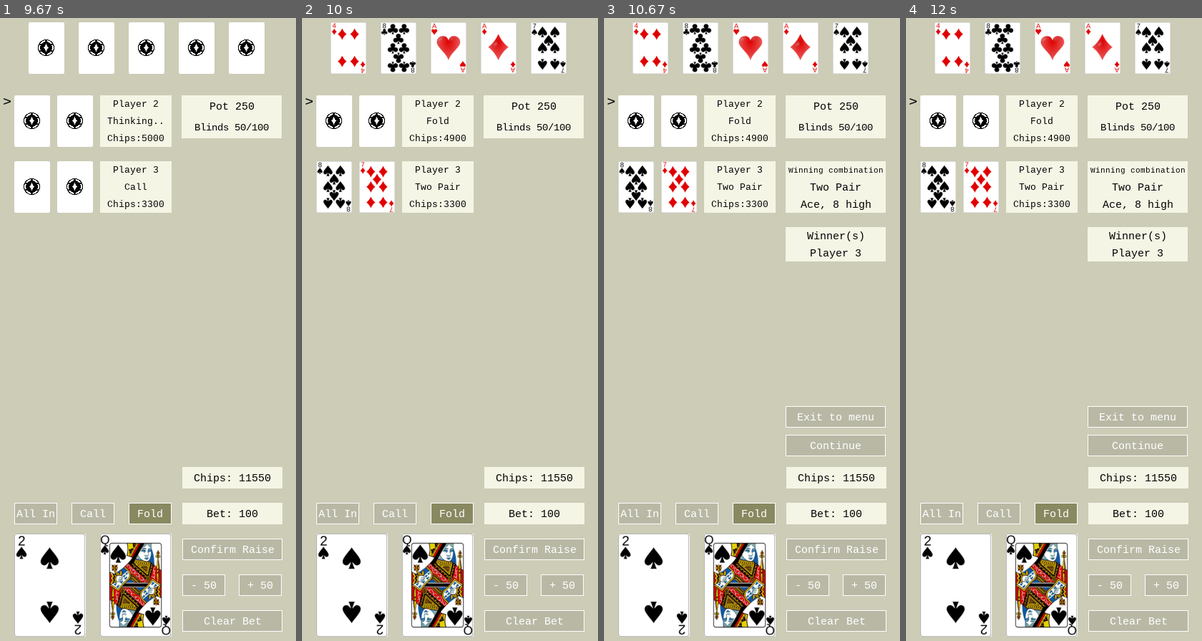
Above: before the commit, frames 1-4 (left to right).
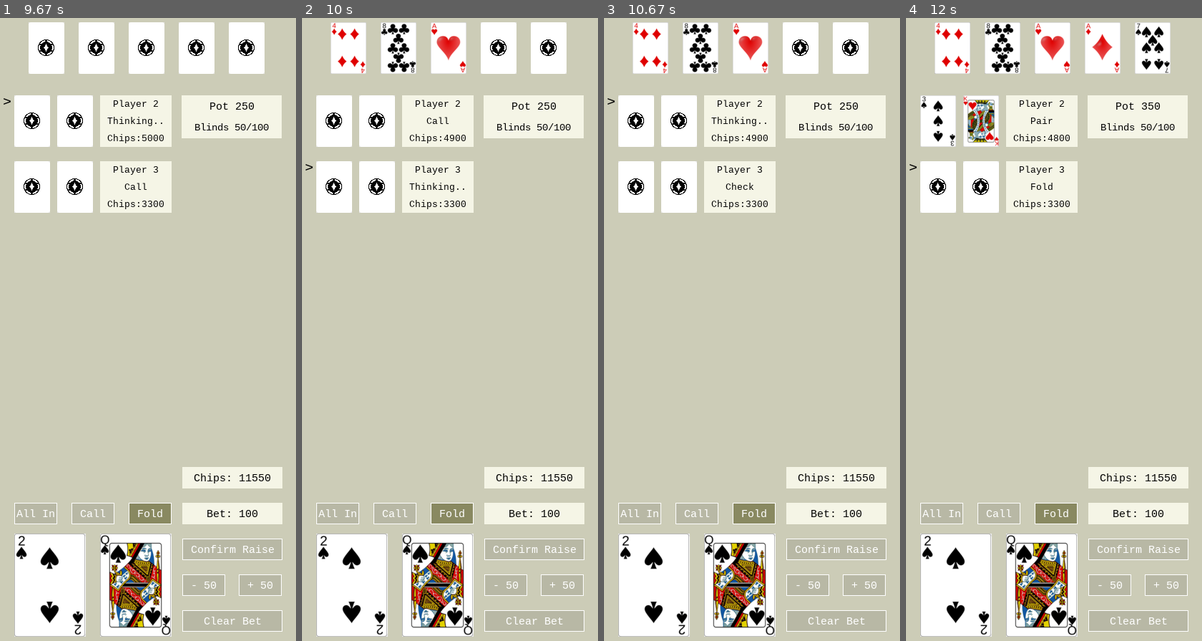
Above: after the commit, the same moments.

Repository: jmsyuen/nea
Game: pygame game, started from main.py
The game is run twice, just before and just after one commit, with the same random seed, the same clock (stepped at 60 frames per second) and the same inputs.
Inputs (mouse positions are in pixels of both pictures, inside the frame that each line leads up to):
- Up to frame 1 (9.67 s): click "New Game" at 0.38 s; click "All In" at 3.38 s; click "Continue" at 6.73 s; click (103, 516) at 7.05 s; click (59, 566) at 7.38 s; click "- 50" at 7.72 s; click (165, 510) at 8.05 s
- Up to frame 2 (10 s): no input
- Up to frame 3 (10.67 s): move the mouse to (775, 223) at 10.6 s
- Up to frame 4 (12 s): click (1077, 223) at 10.97 s

Frame 1 is identical in both runs. In frame 2, 1.5% of the frame differs, in the area x 1-90%, y 0-32%; in frame 3, 6.4%; in frame 4, 6.7%, in the area x 1-96%, y 12-71%.

Commit message:
bot balancing attempt to fix endless call bug by updating current_round_player_index if folded add player_iterations to force continue after 25 iterations to prevent endless call bug 1/100 chance to fold anyway in case of endless loop or "overthinking" fix all in reraise not counting as a bet, as this makes the bot not able to work

Diff:
--- a/main.py
+++ b/main.py
@@ -68,6 +68,7 @@
     raised = False
     highest_bet = 0
     first_loop = True
+    player_iterations = 0
     for player_id in player_dict:
       player_dict[player_id].ResetStageBet()
 
@@ -97,7 +98,8 @@
       revealed_cards = []
 
 
-    while len(round_players) > 1 and bet_matched == False: #iterate players in Play_Round_Stage
+    while len(round_players) > 1 and bet_matched == False and player_iterations < 25: #iterate players in Play_Round_Stage
+      player_iterations += 1
       current_player_id = round_players[round_player_index]
       previous_charge = player_dict[current_player_id].GetPreviousCharge()
       print(f"{current_player_id} move")
@@ -113,9 +115,9 @@
       ##logic to decode action
       if type(action) == tuple: #allin
         first_loop = False
-        action = action[1]
-        if action > highest_bet:
-          highest_bet = action
+        action = action[1]  # action here is extra raise
+        if action > 0:
+          highest_bet += action
           highest_bettor_index = round_player_index
           raised = True
         gui.UpdatePlayerInfo(current_player_id, "All In", player_dict[current_player_id].GetChipsLeft())
@@ -147,6 +149,8 @@
       elif action == False: #fold
         round_players.remove(current_player_id) #removes based on value not index
         round_player_index -= 1
+        if current_round_player_index > len(round_players) - 1:
+          current_round_player_index = len(round_players) - 1
         gui.UpdatePlayerInfo(current_player_id, "Fold", player_dict[current_player_id].GetChipsLeft())
 
 
--- a/pokersim.py
+++ b/pokersim.py
@@ -423,6 +423,9 @@
 
     print(f"bot {self.difficulty} difficulty")  # terminal debugging
 
+    if random.randint(1,100) == 1:  #1/100 chance to fold anyway
+      return "n"
+
     if self.difficulty == "easy":
       choice = self.GetEasyStrategyChoice()
     elif self.difficulty == "medium":
@@ -682,7 +685,7 @@
 
 
     elif self.available_choices == ["fold", "allin"]:
-      if best_action >= 4:  # all in  at least a bet high
+      if best_action >= 3:  # all in  at least a bet medium
         return "y"
       else:  # fold
         return "n"
@@ -691,7 +694,7 @@
     elif self.available_choices == ["fold", "call", "raise"]:
       if best_action >= 3:  # raise  at least a bet medium
         return self.Get_Random_Bet_Amount(best_action)
-      if best_action >= 2:  # call  at least a bet low
+      if best_action >= 1:  # call  at least a check
         return "y"
       else:  # fold
         return "n"
@@ -760,7 +763,7 @@
     elif self.available_choices == ["fold", "call", "raise"]:
       if best_action >= 4:  # raise   at least a bet high
         return self.Get_Random_Bet_Amount(best_action)
-      if best_action >= 3:  # call  at least a bet medium
+      if best_action >= 2:  # call  at least a bet low
         return "y"
       if self.stage == 0 and best_action > 0: # play past first round more
         return "y"
